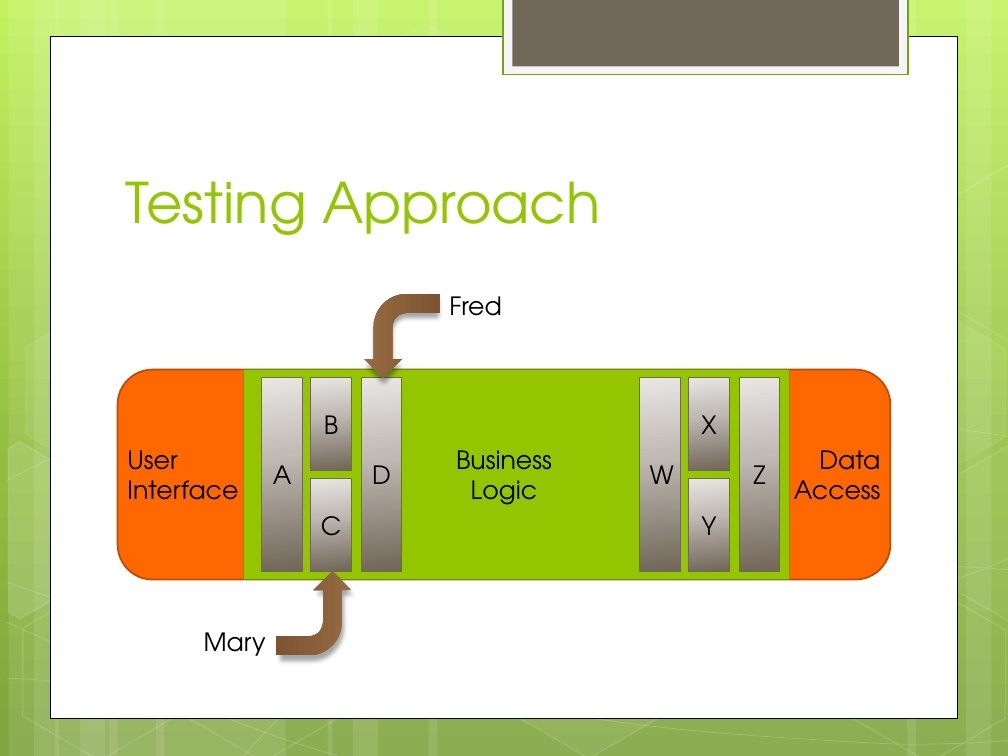
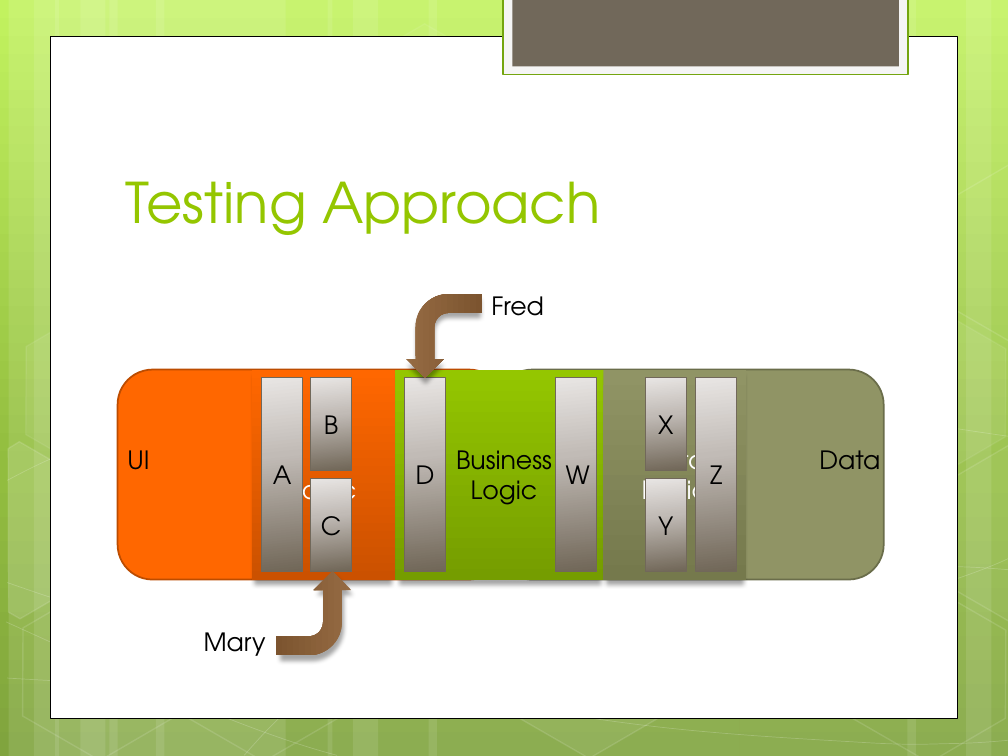
Before and after one commit to trayburn/Presentation-AdvancedTDD, a slide deck: slide 11 of Advanced Test Driven Development.pptx. Drawn at 1008x756 pixels with LibreOffice and Linux fonts; fonts in the diff are those of the drawing; background and template pictures are left out. Boxes give left, top, right and bottom in pixels: in the first picture for what was removed or moved away, otherwise in the second. Text is boxed around its words. In the diff, an @@ line names an element or a change of style, - is before the commit and + after.

```diff
--- a/Advanced Test Driven Development.pptx
+++ b/Advanced Test Driven Development.pptx
@@ bent arrow: place and size @@
-bent arrow at <box>364,294,439,378</box>
+bent arrow at <box>406,294,482,378</box>
@@ text "Fred": place and size @@
-text "Fred" at <box>449,296,501,316</box>
+text "Fred" at <box>491,296,543,316</box>
@@ rounded rectangle: place and size @@
-rounded rectangle at <box>118,370,891,580</box>
+rounded rectangle at <box>118,370,504,580</box>
@@ rectangle: place and size @@
-rectangle at <box>244,370,790,580</box>
+rectangle at <box>395,370,605,580</box>
@@ rectangle at <box>395,370,605,580</box>: fill #94C600 to gradient #94C600 to #769D00; outline #6D9200 1.25 pt to none; shadow on @@
@@ rectangle "D": place and size @@
-rectangle "D" at <box>361,378,401,572</box>
+rectangle "D" at <box>404,378,445,572</box>
@@ rectangle "W": place and size @@
-rectangle "W" at <box>640,378,680,572</box>
+rectangle "W" at <box>555,378,596,572</box>
@@ group added at <box>127,370,883,580</box>: 2 rectangles, 1 rounded rectangle, 1 text @@
+UI
+UI
+Logic
+Data
+Logic
@@ 3 rectangles: place and size @@
-3 rectangles at <box>688,378,779,572</box>
+3 rectangles at <box>645,378,736,572</box>
@@ text removed at <box>127,450,238,500</box> @@
-User
-Interface
@@ text at <box>819,450,880,470</box>: text changed @@
-Data Access
+Data
```
Also in this commit, not shown: 4 other slides changed.
